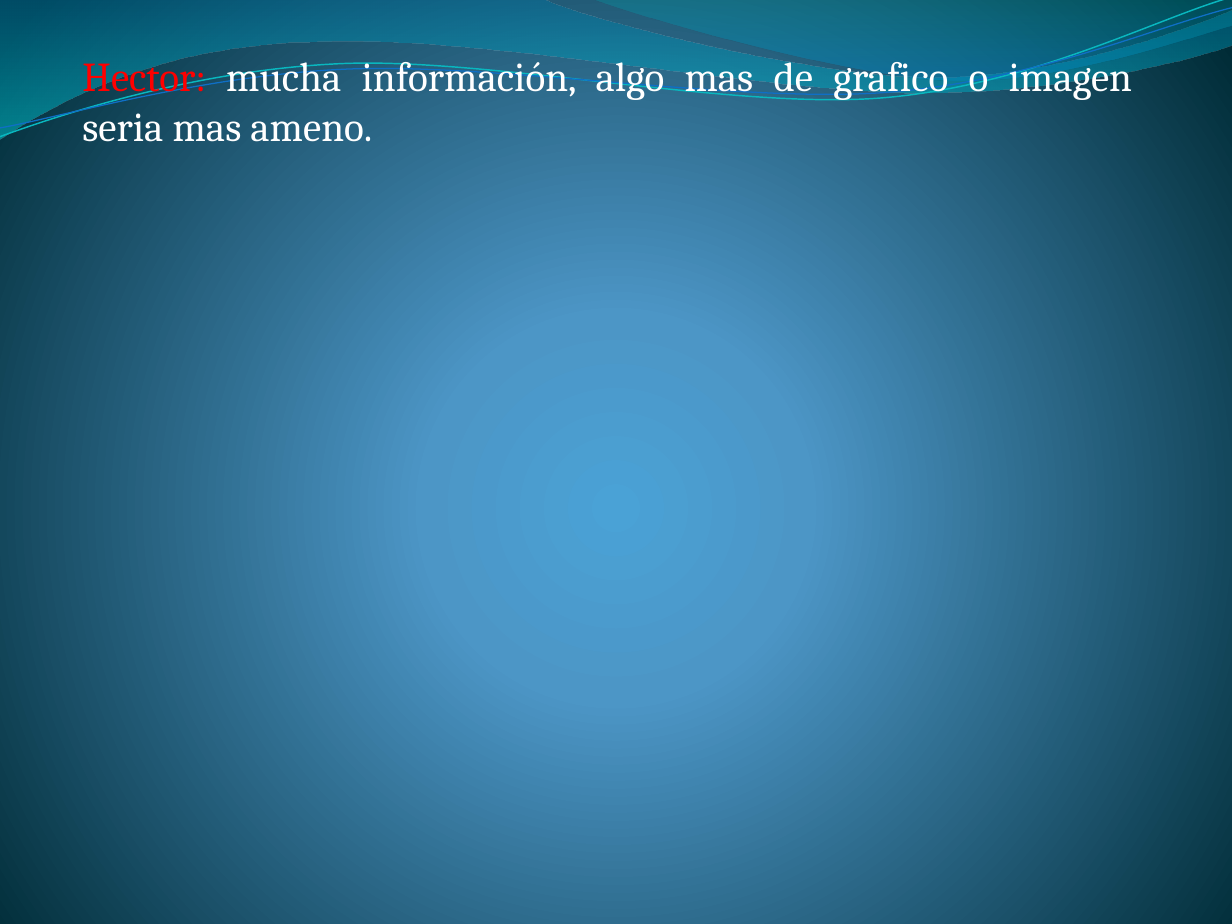
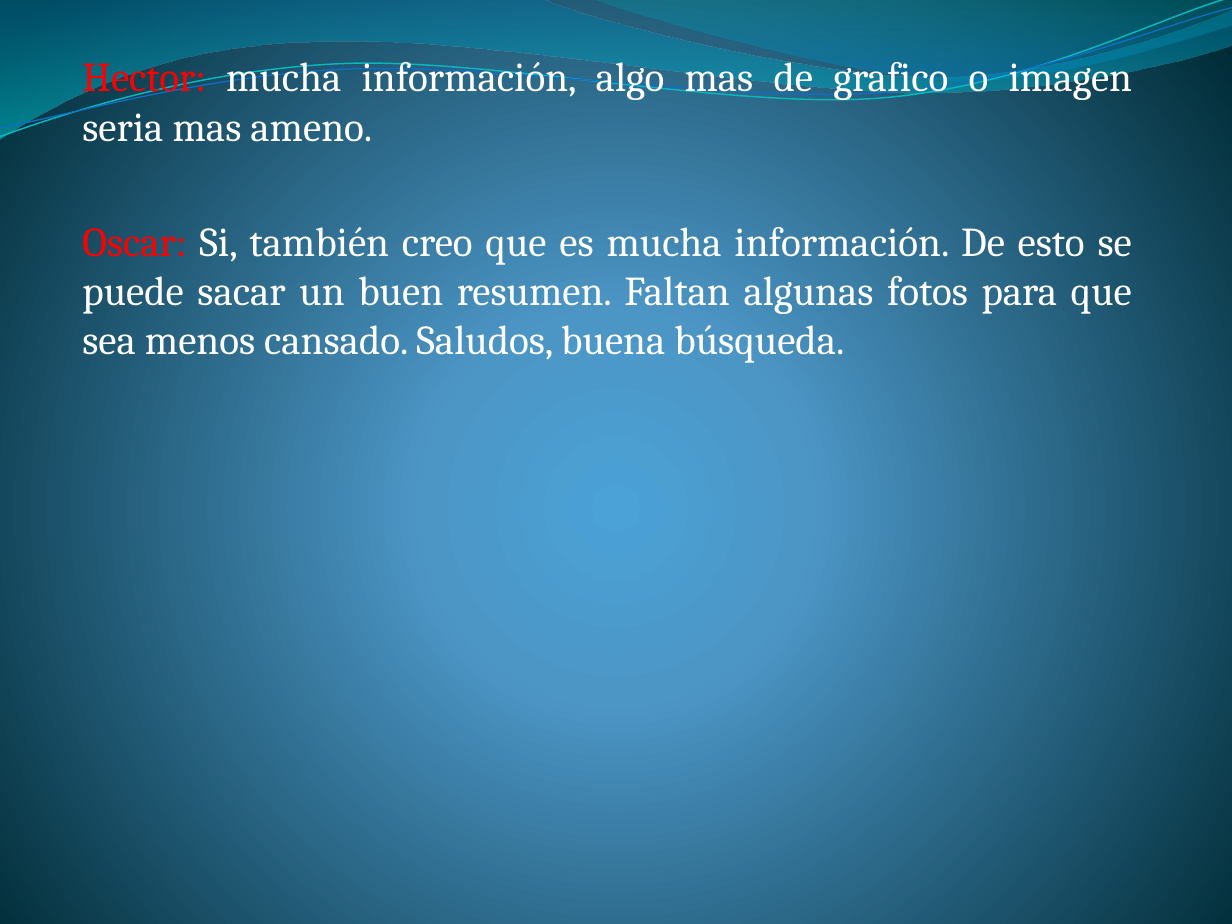
Before and after one commit to lc850/auditoria, a slide deck: slide 22 of Metodología para el desarrollo e implantación en la.pptx. Drawn at 1232x924 pixels with LibreOffice and Linux fonts; fonts in the diff are those of the drawing. Boxes give left, top, right and bottom in pixels: in the first picture for what was removed or moved away, otherwise in the second. Text is boxed around its words. In the diff, an @@ line names an element or a change of style, - is before the commit and + after.

Commit message:
Oscar

```diff
--- a/Metodología para el desarrollo e implantación en la.pptx
+++ b/Metodología para el desarrollo e implantación en la.pptx
@@ subtitle at bbox=[82, 227, 1132, 363]: paragraph added @@
+Oscar: Si, también creo que es mucha información. De esto se puede sacar un buen resumen. Faltan algunas fotos para que sea menos cansado. Saludos, buena búsqueda.
```
Also in this commit, not shown: 4 other files.
